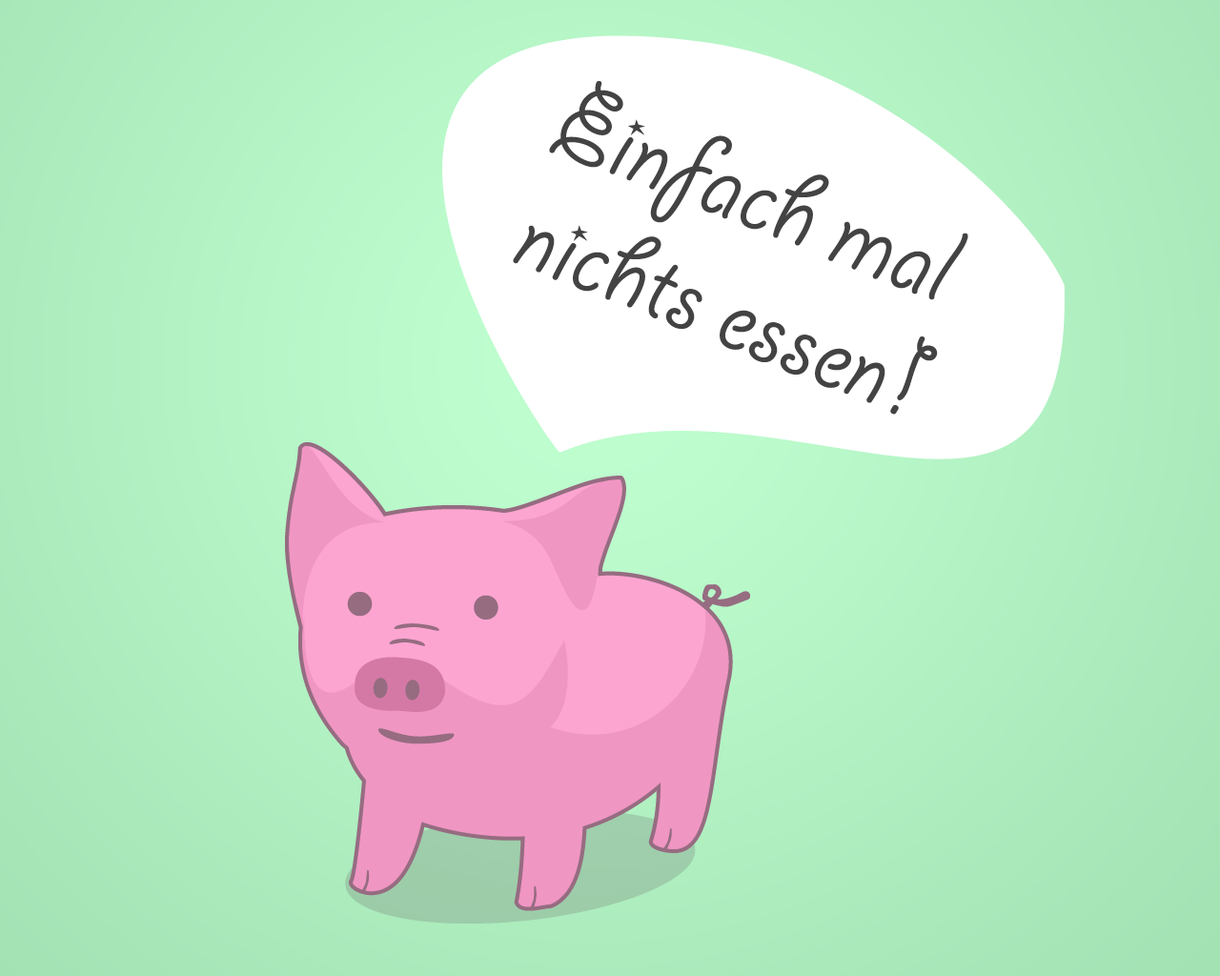
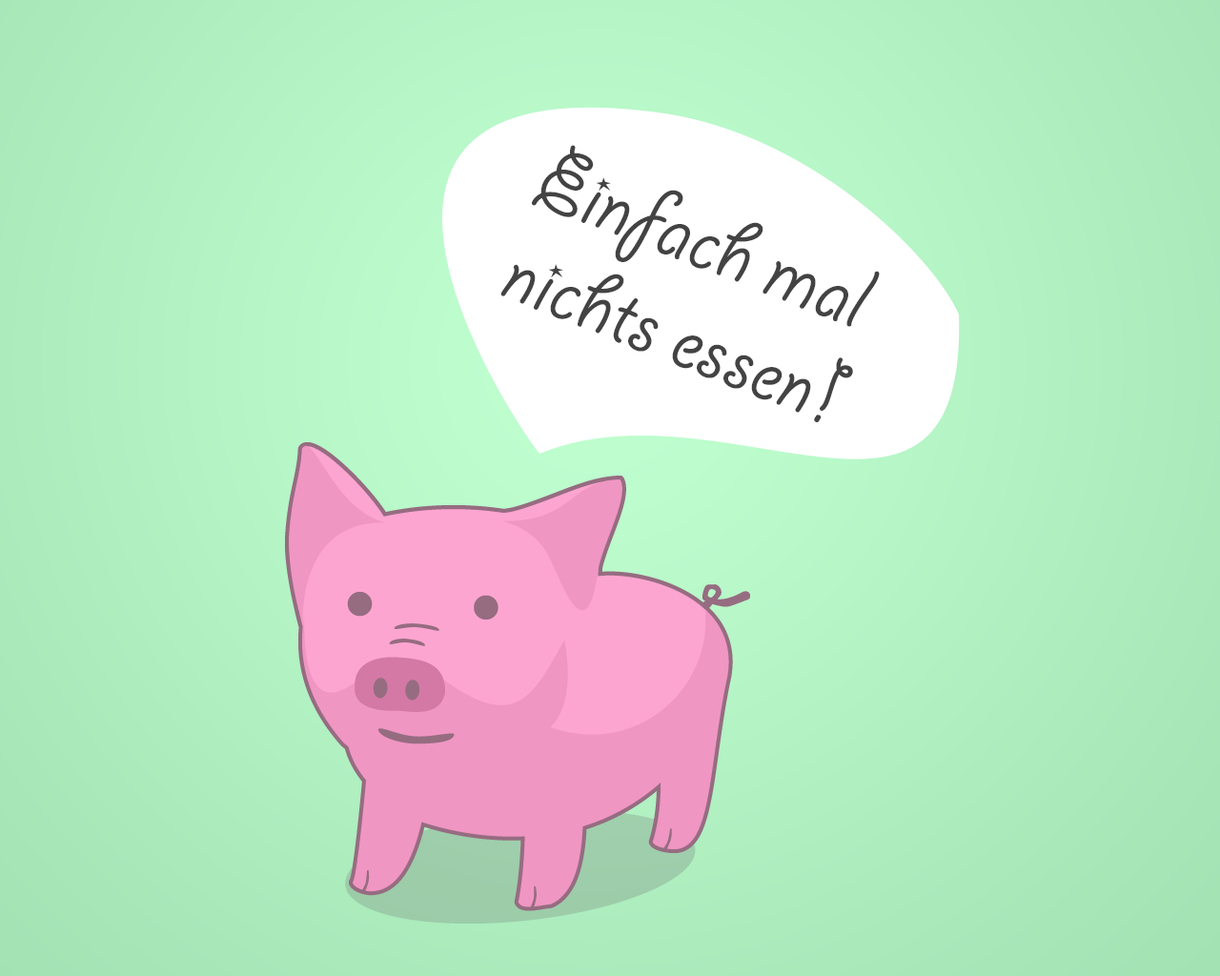
The second (1220, 976) image is a revision of the first. Changes to its layers:
painted on "Einfach mal nichts essen!" over box(500, 81, 969, 423)
painted on "Form 13" over box(442, 35, 1065, 460)
